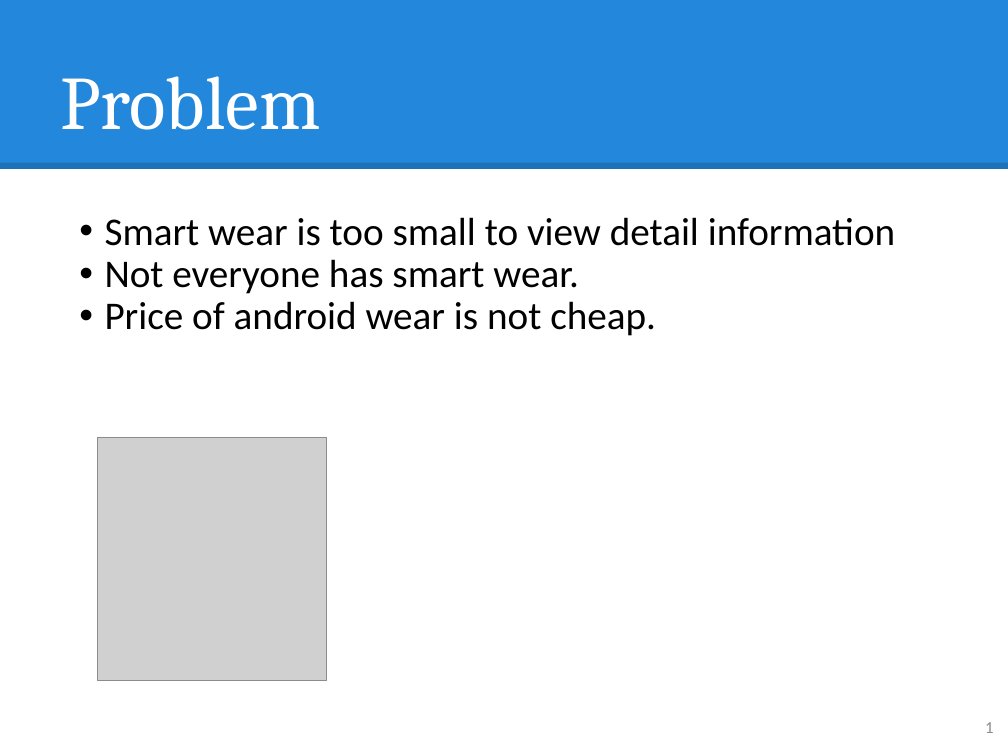
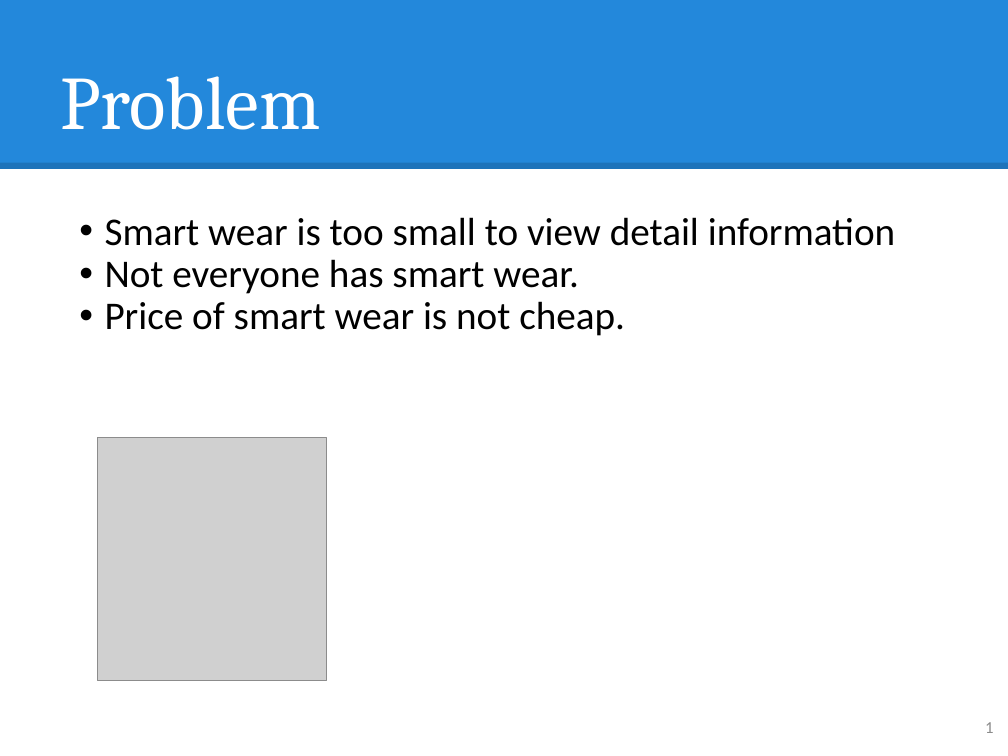
Before and after one commit to hqt/street-router, a slide deck: slide 1 of Document/presentation/nam/8 voice notify.pptx. Drawn at 1008x756 pixels with LibreOffice and Linux fonts; fonts in the diff are those of the drawing; grey boxes stand for pictures. Boxes give left, top, right and bottom in pixels: in the first picture for what was removed or moved away, otherwise in the second. Text is boxed around its words. In the diff, an @@ line names an element or a change of style, - is before the commit and + after.

```diff
--- a/Document/presentation/nam/8 voice notify.pptx
+++ b/Document/presentation/nam/8 voice notify.pptx
@@ text at (105,301,625,336): text changed @@
-• Price of android wear is not cheap.
+• Price of smart wear is not cheap.
```
Also in this commit, not shown: 1 other slide changed, 2 slides added, 4 slides removed, 5 other files.
